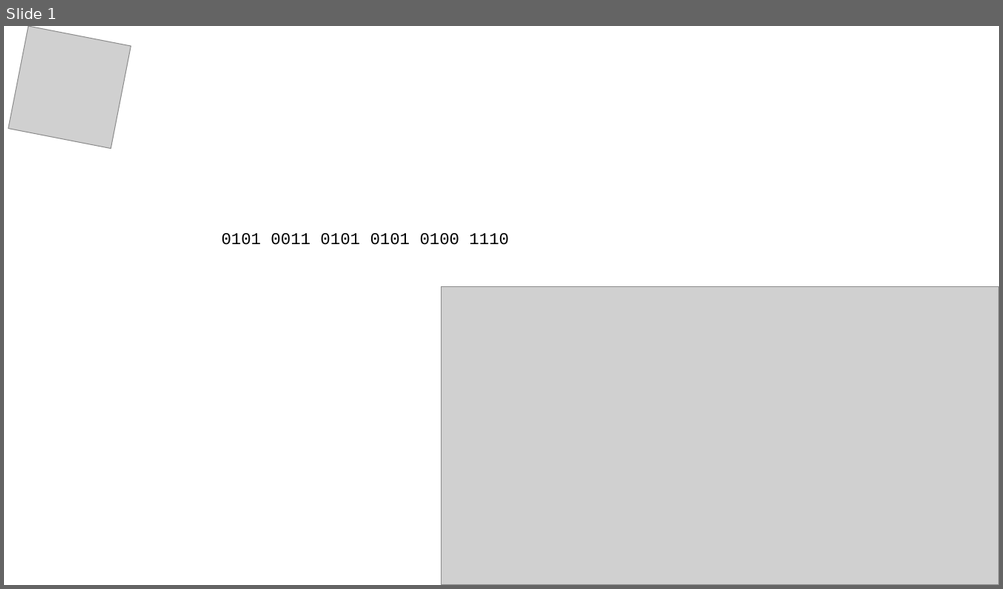
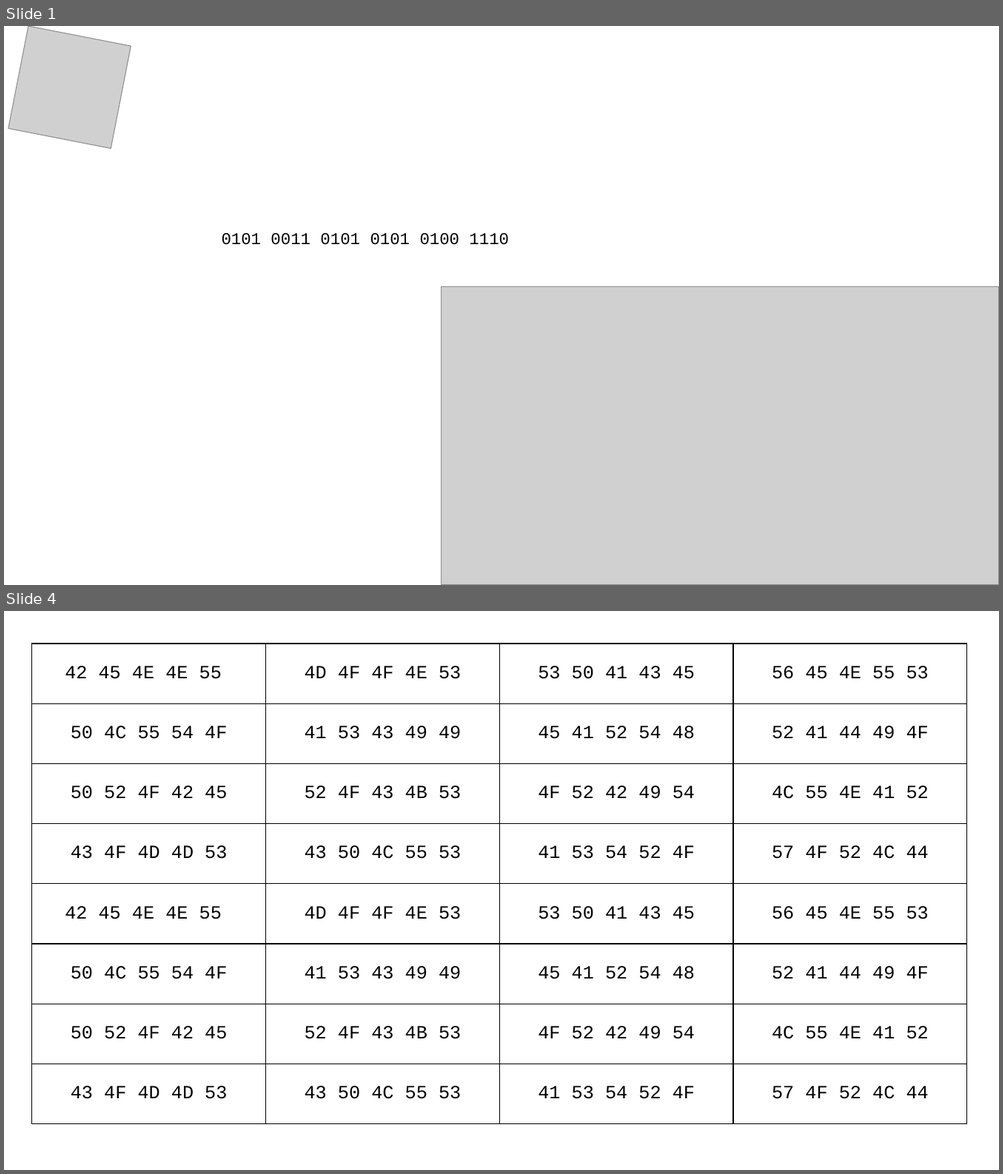
Before and after one commit to ceecee-h/lost-in-translation, a slide deck: assets/cs_night_info.pptx. Shown one above the other, each under a label of ours: slide 1 before the commit, slides 1 and 4 after it; the slides between them are not shown. The pictures are 1003x589 and 1003x1174 pixels, drawn with LibreOffice and Linux fonts; fonts in the diff are those of the drawing; grey boxes stand for pictures. Boxes give left, top, right and bottom in pixels: in the first picture for what was removed or moved away, otherwise in the second. Text is boxed around its words. In the diff, an @@ line names an element or a change of style, - is before the commit and + after.

```diff
--- a/assets/cs_night_info.pptx
+++ b/assets/cs_night_info.pptx
@@ slide 4 added at <box>4,611,999,1170</box>, background #FFFFFF @@
@@ table added at <box>31,644,966,1125</box>, 8 rows, 4 columns @@
+42 45 4E 4E 55 | 4D 4F 4F 4E 53 | 53 50 41 43 45 | 56 45 4E 55 53
+50 4C 55 54 4F | 41 53 43 49 49 | 45 41 52 54 48 | 52 41 44 49 4F
+50 52 4F 42 45 | 52 4F 43 4B 53 | 4F 52 42 49 54 | 4C 55 4E 41 52
+43 4F 4D 4D 53 | 43 50 4C 55 53 | 41 53 54 52 4F | 57 4F 52 4C 44
+42 45 4E 4E 55 | 4D 4F 4F 4E 53 | 53 50 41 43 45 | 56 45 4E 55 53
+50 4C 55 54 4F | 41 53 43 49 49 | 45 41 52 54 48 | 52 41 44 49 4F
+50 52 4F 42 45 | 52 4F 43 4B 53 | 4F 52 42 49 54 | 4C 55 4E 41 52
+43 4F 4D 4D 53 | 43 50 4C 55 53 | 41 53 54 52 4F | 57 4F 52 4C 44
```
Also in this commit, not shown: 1 slide changed, 1 other slide added, 1 other file.
